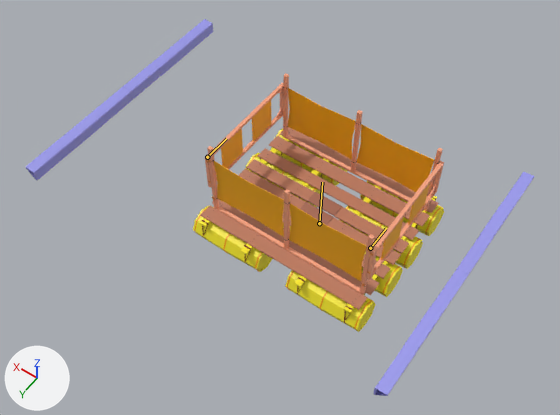
The Blender file Materials/RaftCrossRiver.blend, before and after one commit.
Rendered twice from a camera (50 mm lens) standing at (-2.86, 4.5, 5.45) and looking at (-0.25, 0.85, -0.28). Arrows for +X, +Y and +Z are at lower left; the lights stay in place. Both versions are drawn at frame 100 of the action 'Sending'; the numbers are the values there. The bones that bend it are drawn over the model as lines.

The first picture shows 'BoxRaft', 'BoxRaft.001', 'DoorRaft', 'DoorRaft.001', 'LeverageRaft', 'NailRaft', 'Raft', 'Raft.001', 'RiverBank.001', 'RiverBank.002', 'RopeRaft'.
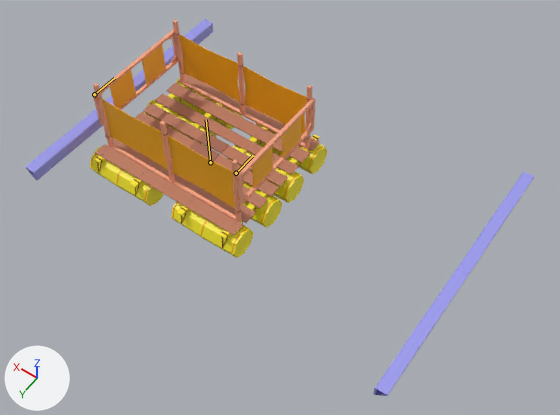
Pixel boxes (x1, y1, x2, y2) of what changed, in the pictures (560 x 415 px):
'Raft', posed (11% shorter)
    before: (193, 127, 444, 332)
    after: (90, 75, 327, 258)
'BoxRaft', posed (13% narrower)
    before: (283, 73, 443, 211)
    after: (173, 20, 312, 150)
'BoxRaft.001', posed (11% narrower, 6% shorter)
    before: (207, 146, 374, 295)
    after: (93, 83, 242, 223)
'DoorRaft', posed (9% wider, 8% shorter)
    before: (205, 83, 283, 187)
    after: (93, 29, 178, 125)
'DoorRaft.001', posed (8% shorter)
    before: (367, 161, 444, 279)
    after: (236, 98, 316, 206)
'Raft.001', posed (12% shorter)
    before: (300, 192, 342, 225)
    after: (189, 132, 229, 161)
'RopeRaft', posed (12% shorter)
    before: (202, 152, 436, 324)
    after: (96, 99, 318, 251)
'LeverageRaft', posed (12% narrower, 8% shorter)
    before: (208, 159, 371, 287)
    after: (95, 96, 239, 214)
'NailRaft', posed (14% shorter)
    before: (207, 132, 422, 299)
    after: (103, 86, 311, 229)
bone 'Bone', root to tip
    before: (319, 223) to (322, 182)
    after: (210, 162) to (206, 119)

The change in detail:
Bone 'Bone' (bone_bone) moves from (-0.362, 0.39, 0.0) to (0.982, 0.39, 0.0).
